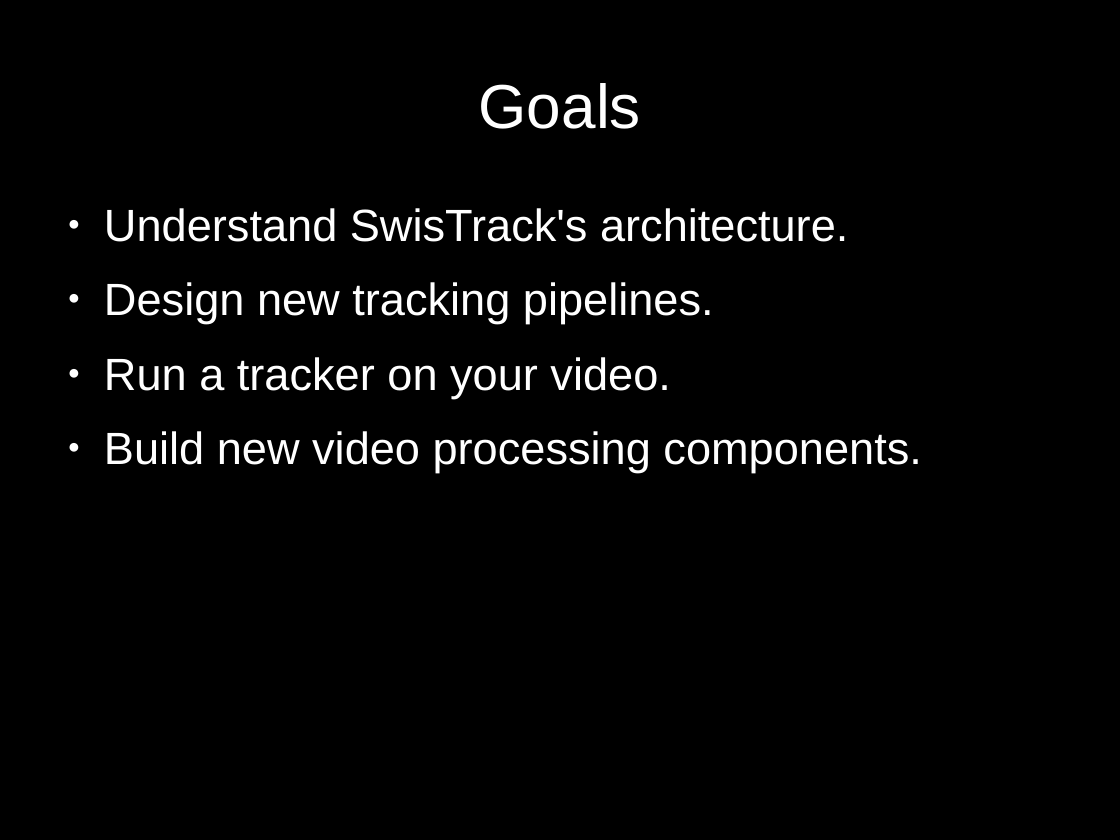
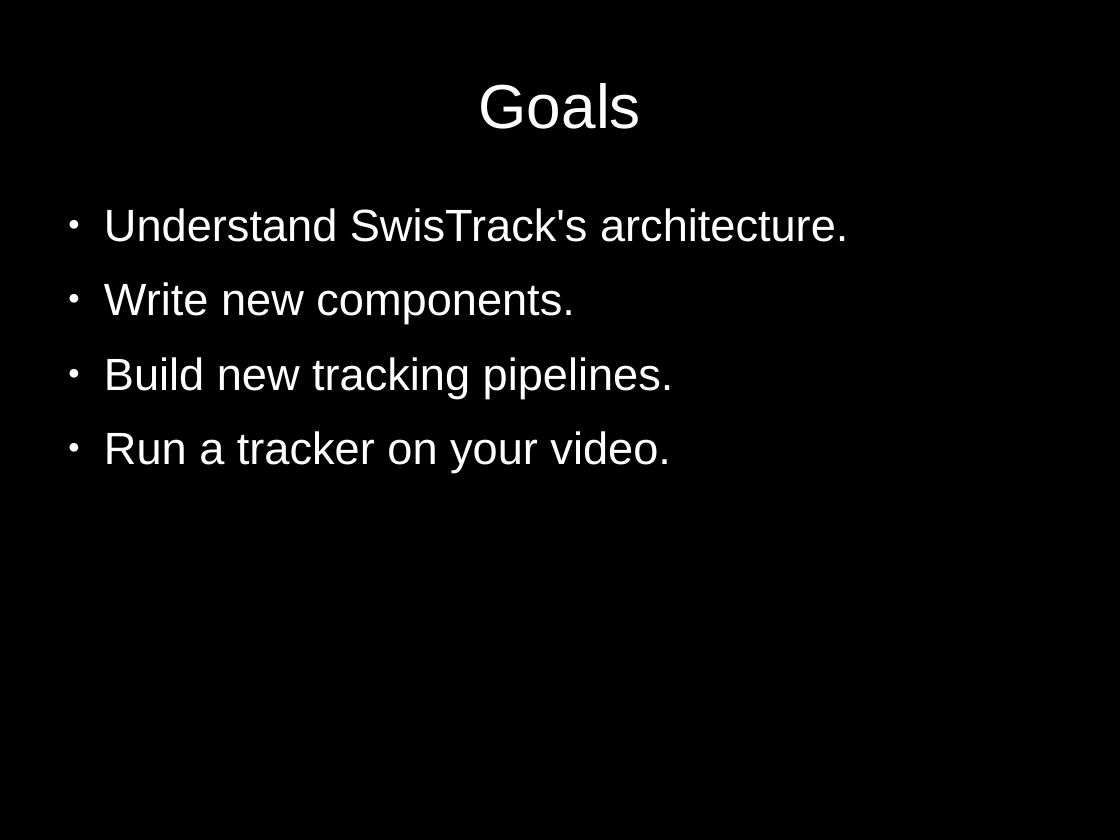
Before and after one commit to d28b/swistrack, a slide deck: slide 2 of Doc/tutorial.stefie10.06.2009/tutorialSlides.odp. Drawn at 1120x840 pixels with LibreOffice and Linux fonts; fonts in the diff are those of the drawing. Boxes give left, top, right and bottom in pixels: in the first picture for what was removed or moved away, otherwise in the second. Text is boxed around its words. In the diff, an @@ line names an element or a change of style, - is before the commit and + after.

Commit message:
More to the new pipeline sequence.

```diff
--- a/Doc/tutorial.stefie10.06.2009/tutorialSlides.odp
+++ b/Doc/tutorial.stefie10.06.2009/tutorialSlides.odp
@@ text at bbox=[104, 282, 674, 398]: text changed @@
-● Design new tracking pipelines.
+● Write new components.
+● Build new tracking pipelines.
@@ text at bbox=[104, 431, 921, 472]: paragraph removed @@
-● Build new video processing components.
```
Also in this commit, not shown: 2 other slides changed, 3 slides added, 1 slide removed, 2 other files.
